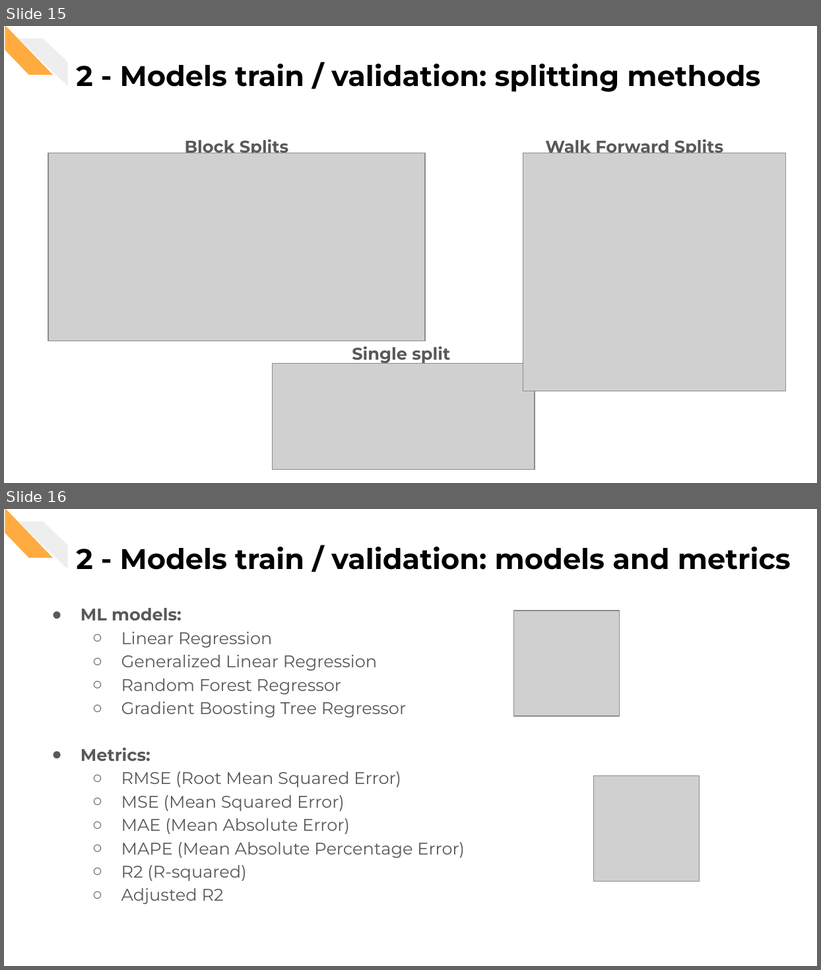
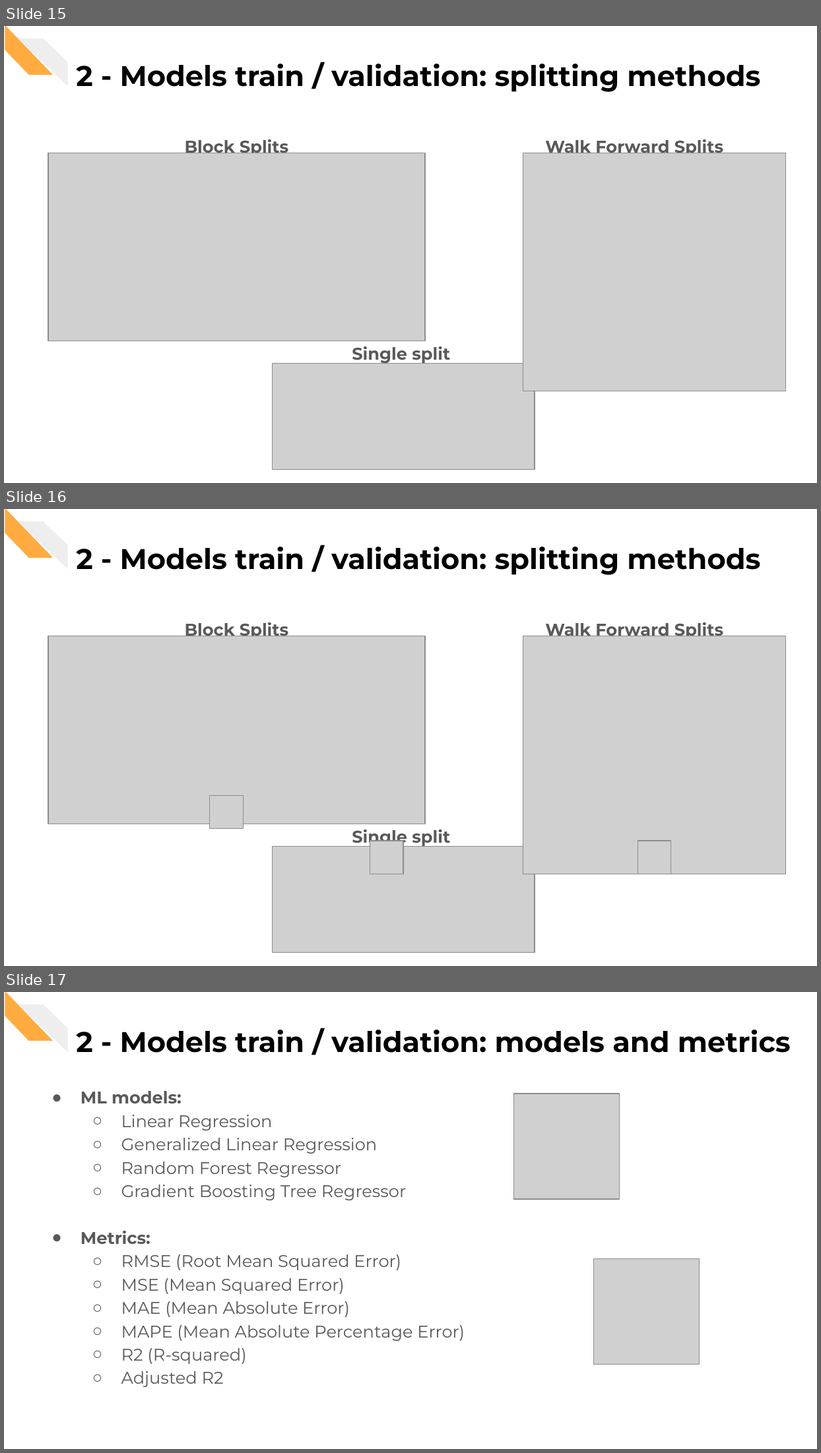
Before and after one commit to CorsiDanilo/bitcoin-price-prediction-with-pyspark, a slide deck: presentation/presentation.pptx. Shown one above the other, each under a label of ours: slides 15 and 16 before the commit, slides 15, 16 and 17 after it. The pictures are 821x970 and 821x1453 pixels, drawn with LibreOffice and Linux fonts; fonts in the diff are those of the drawing; grey boxes stand for pictures. Boxes give left, top, right and bottom in pixels: in the first picture for what was removed or moved away, otherwise in the second. Text is boxed around its words. In the diff, an @@ line names an element or a change of style, - is before the commit and + after.

```diff
--- a/presentation/presentation.pptx
+++ b/presentation/presentation.pptx
@@ slide 16 added at (4, 509, 817, 966), background #FFFFFF; not listed: 2 template elements that a slide beside it also shows @@
@@ title added at (76, 547, 760, 575), 25.2 pt, text #000000, bold @@
+2 - Models train / validation: splitting methods
@@ text added at (185, 619, 288, 636), 15 pt, text #595959, bold @@
+Block Splits
@@ text added at (545, 619, 723, 636), 15 pt, text #595959, bold @@
+Walk Forward Splits
@@ picture added at (48, 636, 424, 824) @@
@@ picture added at (523, 636, 786, 874) @@
@@ picture added at (210, 796, 243, 829) @@
@@ text added at (352, 830, 450, 847), 15 pt, text #595959, bold @@
+Single split
@@ picture added at (370, 841, 403, 874) @@
@@ picture added at (638, 841, 671, 874) @@
@@ picture added at (273, 846, 535, 953) @@
@@ what was slide 16 is now slide 17 @@
```
